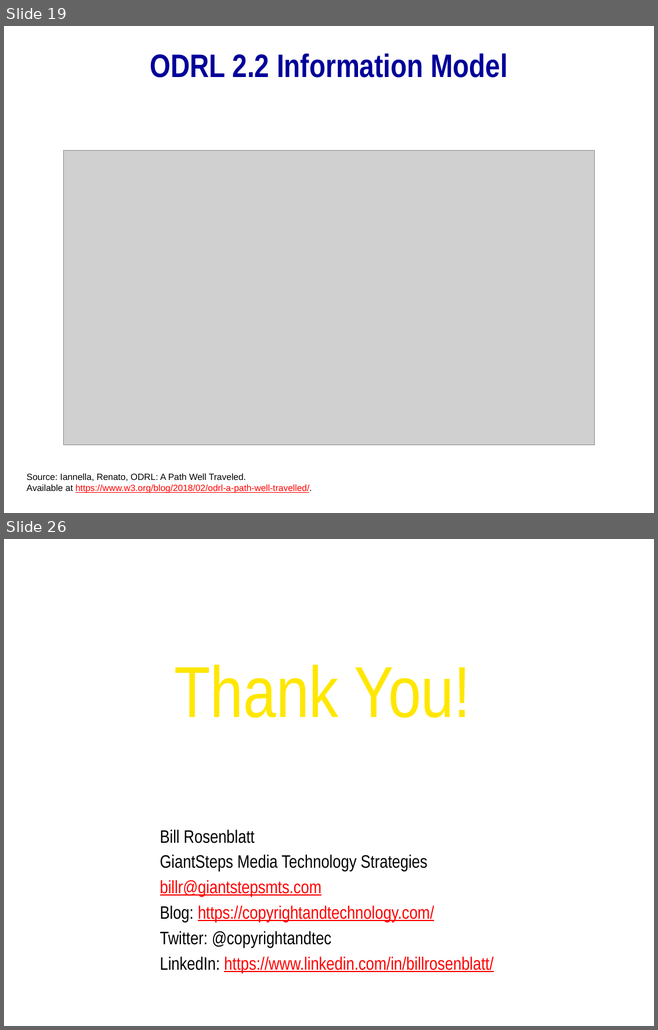
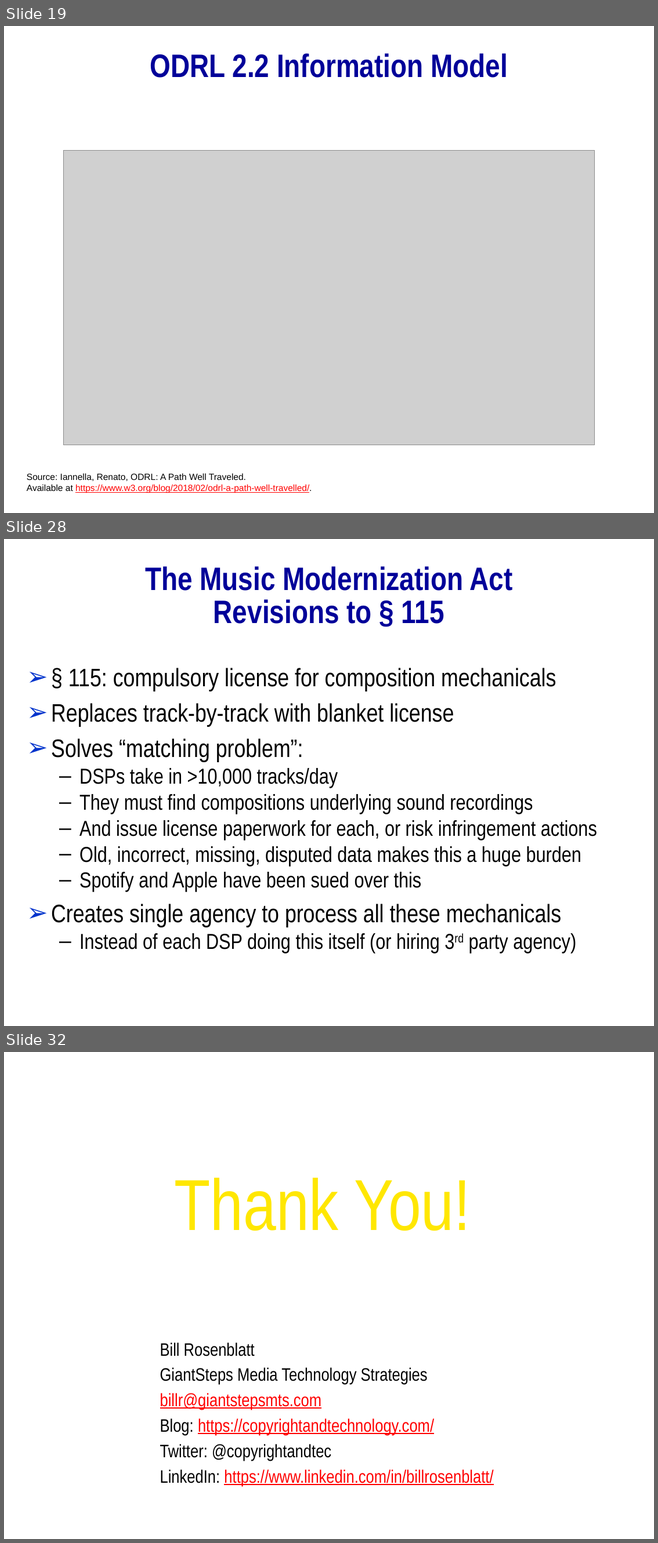
Before and after one commit to mitmedialab/2019-MIT-Computational-Law-Course, a slide deck: Presentations/Rights Expression Languages.pptx. Shown one above the other, each under a label of ours: slides 19 and 26 before the commit, slides 19, 28 and 32 after it; the slides between them are not shown. The pictures are 658x1030 and 658x1543 pixels, drawn with LibreOffice and Linux fonts; fonts in the diff are those of the drawing; grey boxes stand for pictures; background and template pictures are left out. Boxes give left, top, right and bottom in pixels: in the first picture for what was removed or moved away, otherwise in the second. Text is boxed around its words. In the diff, an @@ line names an element or a change of style, - is before the commit and + after.

```diff
--- a/Presentations/Rights Expression Languages.pptx
+++ b/Presentations/Rights Expression Languages.pptx
@@ slide 28 added at (4,539,654,1026), background #FFFFFF @@
@@ title added at (145,566,512,624), 36 pt, text #000099, bold @@
+The Music Modernization Act
+Revisions to § 115
@@ text added at (51,668,597,953), 24 pt, text #000000 @@
+➢ § 115: compulsory license for composition mechanicals
+➢ Replaces track-by-track with blanket license
+➢ Solves “matching problem”:
+  – DSPs take in >10,000 tracks/day
+  – They must find compositions underlying sound recordings
+  – And issue license paperwork for each, or risk infringement actions
+  – Old, incorrect, missing, disputed data makes this a huge burden
+  – Spotify and Apple have been sued over this
+➢ Creates single agency to process all these mechanicals
+  – Instead of each DSP doing this itself (or hiring 3rd party agency)
@@ what was slide 26 is now slide 32 @@
```
Also in this commit, not shown: 13 slides changed, 7 other slides added, 2 slides removed, 1 other file.
